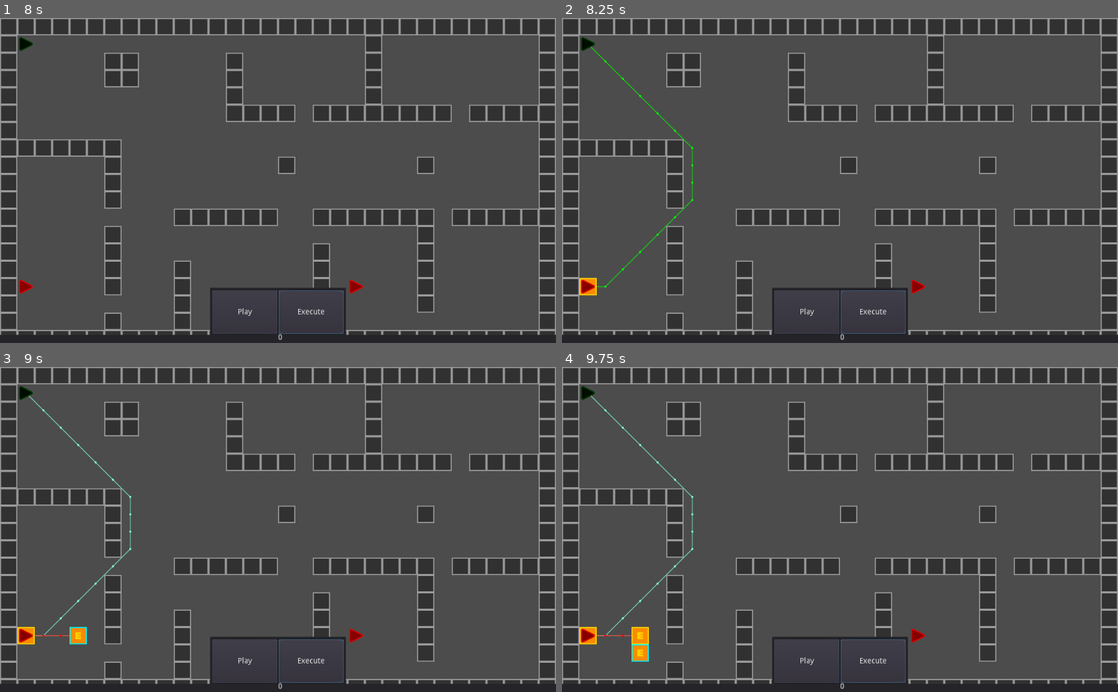
Above: before the commit, frames 1-4 (two rows, left to right).
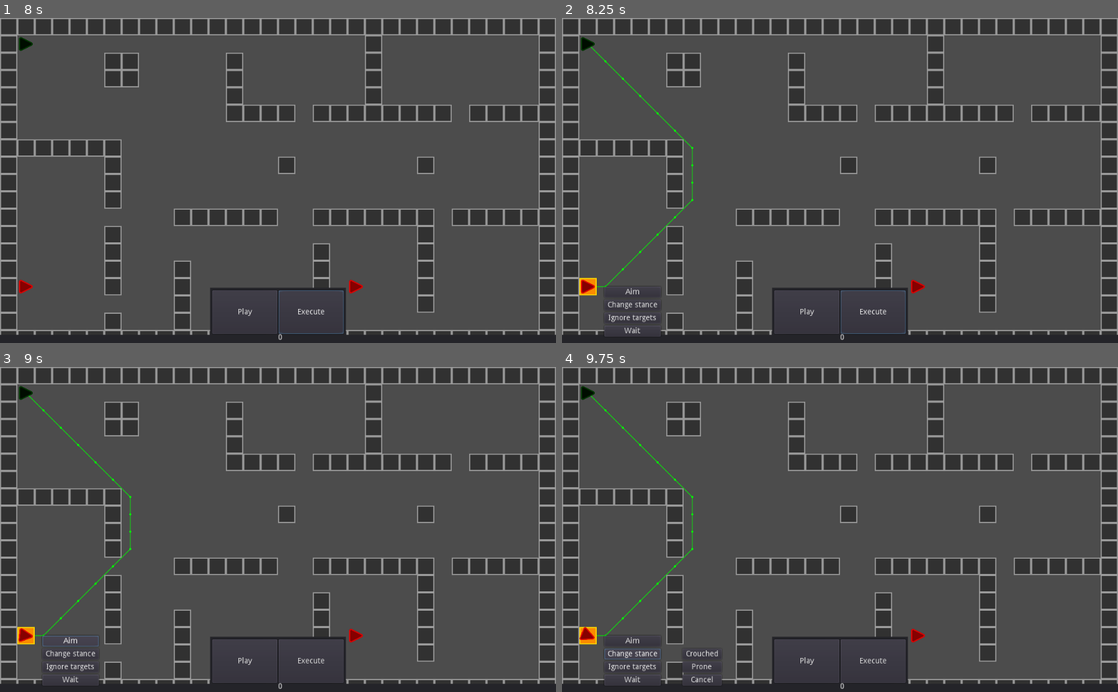
Above: after the commit, the same moments.

Repository: Matthew-Underwood/Jasper
Game: Godot game, scene res://scenes/main.tscn
Same seed, same stepped clock (60 frames per second), same inputs: the game is played once before the commit and once after it.
Inputs (mouse positions are in pixels of both pictures, inside the frame that each line leads up to):
- Up to frame 1 (8 s): click "Play" at 0.5 s; click "Stop" at 1.25 s; click "Play" at 2 s; click "Execute" at 2.75 s; click "Stop" at 3.5 s; click "Execute" at 4.25 s; click "Play" at 5 s; click "Stop" at 5.75 s; click "Execute" at 6.5 s; tap Enter at 7.25 s; move the mouse to (27, 44) at 7.27 s; press the mouse at (27, 44) at 7.28 s
- Up to frame 2 (8.25 s): move the mouse to (589, 287) at 8.02 s; release the mouse at (589, 287) at 8.03 s; click (589, 287) at 8.1 s
- Up to frame 3 (9 s): click (72, 640) at 8.75 s, where only the run after the commit has a clickable "Aim"
- Up to frame 4 (9.75 s): click (634, 653) at 9.5 s, where only the run after the commit has a clickable "Change stance"

Frame 1 is identical in both runs. In frame 2, 0.3% of the frame differs, in the area x 7-18%, y 82-98%; in frame 3, 0.8%; in frame 4, 1.2%, in the area x 3-62%, y 8-98%.

Commit message:
Pop up of waypoint UI on waypoint creation
Rough prototype of waypoint UI.

Diff:
--- a/node/character.gd
+++ b/node/character.gd
@@ -15,10 +15,15 @@
 var _velocity = Vector2()
 var _characterInfo : CharacterInfo
 var _tileMap : TileMap
+var _waypointUi : Resource
 var _pathIndex = 1
-
+var _selected = false setget ,isSelected
+var _sceneRoot
 
 func _ready():
+
+	_sceneRoot = get_node("/root/Node2D")
+	_waypointUi = preload("res://scenes/ui/waypoint_ui.tscn")
 	add_to_group("characters")
 	storeState()
 
@@ -37,6 +42,8 @@
 				setState(States.IDLE)
 				return
 
+func isSelected() -> bool:
+	return _selected
 
 func setCharacterInfo(characterInfo : CharacterInfo):
 	_characterInfo = characterInfo
@@ -81,6 +88,14 @@
 			return
 		_tileMap.createPath(_characterInfo, targetPosition)
 
+		var waypointUi = _waypointUi.instance()
+
+		#TODO need to seperate this out
+		var uiPosition = Vector2(targetPosition.x + 30, targetPosition.y)
+		waypointUi.set_global_position(uiPosition)
+		_sceneRoot.add_child(waypointUi)
+
+
 
 func _move_to(worldPosition : Vector2) -> bool:
 	var desiredVelocity = (worldPosition - position).normalized() * speed
@@ -98,10 +113,12 @@
 func _on_Area2D_mouse_entered() -> void:
 	var characters = get_tree().get_nodes_in_group("characters")
 	for character in characters:
+		character._selected = false
 		character.set_process_unhandled_input(false)
 
 
 func _on_Area2D_mouse_exited() -> void:
+	_selected = true
 	set_process_unhandled_input(true)
 
 
--- /dev/null
+++ b/node/ui/hide_ui.gd
@@ -0,0 +1,8 @@
+extends Button
+
+
+export(NodePath) var nodePath
+
+func _pressed():
+	var node = get_node(nodePath)
+	node.visible = false
--- /dev/null
+++ b/node/ui/show_ui.gd
@@ -0,0 +1,12 @@
+extends Button
+
+
+export(NodePath) var nodePath
+
+func _pressed():
+	var nodesToHide = get_tree().get_nodes_in_group("UI")
+	for nodetoHide in nodesToHide:
+		nodetoHide.visible = false
+
+	var nodeToShow = get_node(nodePath)
+	nodeToShow.visible = true
--- /dev/null
+++ b/node/ui/wait/Label.gd
@@ -0,0 +1,6 @@
+extends Label
+
+
+
+func _on_VSlider_value_changed(value):
+	text = str(value)
--- /dev/null
+++ b/node/waypoint/aim.gd
@@ -0,0 +1,29 @@
+extends Button
+
+var _facingCharacter : Node2D
+
+func _ready():
+	set_process(false)
+	set_process_unhandled_input(false)
+
+
+func _unhandled_input(event):
+	if Input.is_action_just_pressed("confirm_click"):
+		set_process(false)
+		set_process_unhandled_input(false)
+
+
+func _pressed():
+	var tree = get_tree()
+	if tree.has_group("characters"):
+		var characters = tree.get_nodes_in_group("characters")
+		for character in characters:
+			if character.isSelected():
+				set_process(true)
+				set_process_unhandled_input(true)
+				_facingCharacter = character
+
+
+func _process(delta : float) -> void:
+	var pos = get_viewport().get_mouse_position()
+	_facingCharacter.look_at(pos)
--- a/scenes/main.tscn
+++ b/scenes/main.tscn
@@ -3,7 +3,7 @@
 [ext_resource path="res://node/tile_map.gd" type="Script" id=1]
 [ext_resource path="res://node/main.gd" type="Script" id=2]
 [ext_resource path="res://tile_set/tileset.tres" type="TileSet" id=3]
-[ext_resource path="res://scenes/ui/turn_playback.tscn" type="PackedScene" id=4]
+[ext_resource path="res://scenes/ui/waypoint/turn_playback.tscn" type="PackedScene" id=4]
 
 [node name="Node2D" type="Node2D"]
 script = ExtResource( 2 )
@@ -15,8 +15,6 @@
 tile_data = PoolIntArray( 0, 0, 0, 1, 0, 0, 2, 0, 0, 3, 0, 0, 4, 0, 0, 5, 0, 0, 6, 0, 0, 7, 0, 0, 8, 0, 0, 9, 0, 0, 10, …(2230 unchanged characters)…
 script = ExtResource( 1 )
 
-[node name="WayPoints" type="Node2D" parent="."]
-
 [node name="Characters" type="Node2D" parent="."]
 
 [node name="Panel" parent="." instance=ExtResource( 4 )]
--- /dev/null
+++ b/scenes/ui/waypoint/stance_options.tscn
@@ -0,0 +1,33 @@
+[gd_scene load_steps=2 format=2]
+
+[ext_resource path="res://node/ui/hide_ui.gd" type="Script" id=1]
+
+[node name="Stances" type="VBoxContainer" groups=[
+"UI",
+]]
+anchor_right = 1.0
+anchor_bottom = 1.0
+margin_right = -832.0
+margin_bottom = -520.0
+__meta__ = {
+"_edit_use_anchors_": false
+}
+
+[node name="Crouched" type="Button" parent="."]
+margin_right = 192.0
+margin_bottom = 20.0
+text = "Crouched"
+
+[node name="Prone" type="Button" parent="."]
+margin_top = 24.0
+margin_right = 192.0
+margin_bottom = 44.0
+text = "Prone"
+
+[node name="Cancel" type="Button" parent="."]
+margin_top = 48.0
+margin_right = 192.0
+margin_bottom = 68.0
+text = "Cancel"
+script = ExtResource( 1 )
+nodePath = NodePath("..")
--- /dev/null
+++ b/scenes/ui/waypoint/wait.tscn
@@ -0,0 +1,65 @@
+[gd_scene load_steps=3 format=2]
+
+[ext_resource path="res://node/ui/wait/Label.gd" type="Script" id=1]
+[ext_resource path="res://node/ui/hide_ui.gd" type="Script" id=2]
+
+[node name="WaitUi" type="Control"]
+anchor_right = 0.187
+anchor_bottom = 0.347
+margin_right = 0.511993
+margin_bottom = -0.199997
+__meta__ = {
+"_edit_use_anchors_": false
+}
+
+[node name="ConfirmButton" type="Button" parent="."]
+margin_top = 208.0
+margin_right = 128.0
+margin_bottom = 256.0
+text = "Confirm"
+script = ExtResource( 2 )
+__meta__ = {
+"_edit_use_anchors_": false
+}
+nodePath = NodePath("..")
+
+[node name="HSplitContainer" type="HBoxContainer" parent="."]
+anchor_right = 0.667
+anchor_bottom = 0.923
+margin_right = -0.0640106
+margin_bottom = 0.0159912
+__meta__ = {
+"_edit_use_anchors_": false
+}
+
+[node name="VSlider" type="VSlider" parent="HSplitContainer"]
+margin_right = 16.0
+margin_bottom = 192.0
+max_value = 30.0
+__meta__ = {
+"_edit_use_anchors_": false
+}
+
+[node name="HSplitContainer" type="HBoxContainer" parent="HSplitContainer"]
+margin_left = 20.0
+margin_right = 97.0
+margin_bottom = 192.0
+
+[node name="WaitValueLabel" type="Label" parent="HSplitContainer/HSplitContainer"]
+margin_top = 89.0
+margin_right = 20.0
+margin_bottom = 103.0
+text = "0.0"
+script = ExtResource( 1 )
+__meta__ = {
+"_edit_use_anchors_": false
+}
+
+[node name="MetricLabel" type="Label" parent="HSplitContainer/HSplitContainer"]
+margin_left = 24.0
+margin_top = 89.0
+margin_right = 77.0
+margin_bottom = 103.0
+text = "seconds"
+
+[connection signal="value_changed" from="HSplitContainer/VSlider" to="HSplitContainer/HSplitContainer/WaitValueLabel" method="_on_VSlider_value_changed"]
--- /dev/null
+++ b/scenes/ui/waypoint/waypoint_options.tscn
@@ -0,0 +1,40 @@
+[gd_scene load_steps=2 format=2]
+
+[ext_resource path="res://node/ui/show_ui.gd" type="Script" id=1]
+
+[node name="WaypointOptions" type="VBoxContainer"]
+anchor_right = 1.0
+anchor_bottom = 1.0
+margin_right = -832.0
+margin_bottom = -520.0
+__meta__ = {
+"_edit_use_anchors_": false
+}
+
+[node name="AimButton" type="Button" parent="."]
+margin_right = 192.0
+margin_bottom = 20.0
+text = "Aim"
+
+[node name="ChangeStanceButton" type="Button" parent="."]
+margin_top = 24.0
+margin_right = 192.0
+margin_bottom = 44.0
+text = "Change stance"
+script = ExtResource( 1 )
+__meta__ = {
+"_edit_use_anchors_": false
+}
+
+[node name="IgnoreTargetsButton" type="Button" parent="."]
+margin_top = 48.0
+margin_right = 192.0
+margin_bottom = 68.0
+text = "Ignore targets"
+
+[node name="WaitButton" type="Button" parent="."]
+margin_top = 72.0
+margin_right = 192.0
+margin_bottom = 92.0
+text = "Wait"
+script = ExtResource( 1 )
--- /dev/null
+++ b/scenes/ui/waypoint_ui.tscn
@@ -0,0 +1,71 @@
+[gd_scene load_steps=5 format=2]
+
+[ext_resource path="res://scenes/ui/waypoint/waypoint_options.tscn" type="PackedScene" id=1]
+[ext_resource path="res://scenes/ui/waypoint/stance_options.tscn" type="PackedScene" id=2]
+[ext_resource path="res://scenes/ui/waypoint/wait.tscn" type="PackedScene" id=3]
+[ext_resource path="res://node/waypoint/aim.gd" type="Script" id=4]
+
+[node name="Control" type="Control"]
+anchor_right = 1.0
+anchor_bottom = 1.0
+margin_left = 1.0
+margin_right = 1.0
+__meta__ = {
+"_edit_use_anchors_": false
+}
+
+[node name="WaypointOptions" parent="." instance=ExtResource( 1 )]
+anchor_left = 0.5
+anchor_top = 0.5
+margin_right = -384.0
+margin_bottom = -232.0
+
+[node name="AimButton" parent="WaypointOptions" index="0"]
+margin_right = 128.0
+script = ExtResource( 4 )
+
+[node name="ChangeStanceButton" parent="WaypointOptions" index="1"]
+margin_right = 128.0
+nodePath = NodePath("../../Stances")
+
+[node name="IgnoreTargetsButton" parent="WaypointOptions" index="2"]
+margin_right = 128.0
+
+[node name="WaitButton" parent="WaypointOptions" index="3"]
+margin_right = 128.0
+nodePath = NodePath("../../WaitUi")
+
+[node name="Stances" parent="." instance=ExtResource( 2 )]
+visible = false
+anchor_left = 0.5
+anchor_top = 0.5
+margin_left = 144.0
+margin_top = 24.0
+margin_right = -256.0
+margin_bottom = -208.0
+
+[node name="WaitUi" parent="." groups=[
+"UI",
+] instance=ExtResource( 3 )]
+visible = false
+margin_left = 655.0
+margin_top = 162.0
+margin_right = 655.512
+margin_bottom = 161.8
+
+[node name="VSlider" parent="WaitUi/HSplitContainer" index="0"]
+margin_bottom = 191.0
+
+[node name="HSplitContainer" parent="WaitUi/HSplitContainer" index="1"]
+margin_bottom = 191.0
+
+[node name="WaitValueLabel" parent="WaitUi/HSplitContainer/HSplitContainer" index="0"]
+margin_top = 88.0
+margin_bottom = 102.0
+
+[node name="MetricLabel" parent="WaitUi/HSplitContainer/HSplitContainer" index="1"]
+margin_top = 88.0
+margin_bottom = 102.0
+
+[editable path="WaypointOptions"]
+[editable path="WaitUi"]
Renamed: scenes/ui/turn_playback.tscn -> scenes/ui/waypoint/turn_playback.tscn
